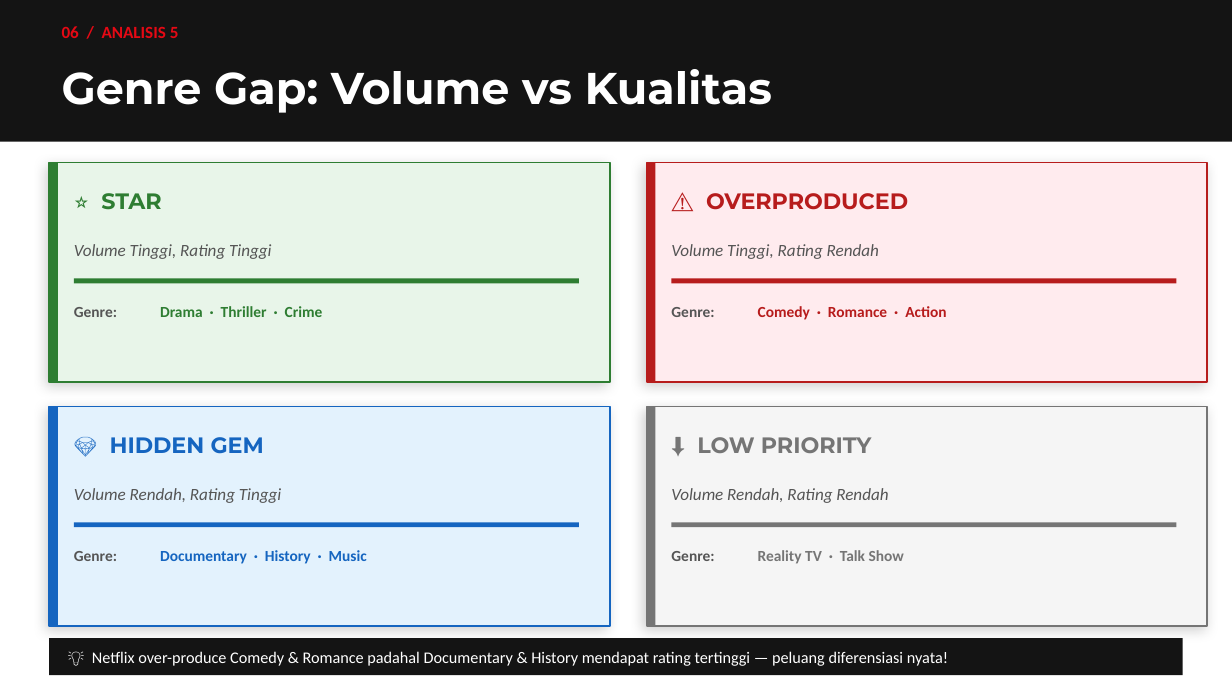
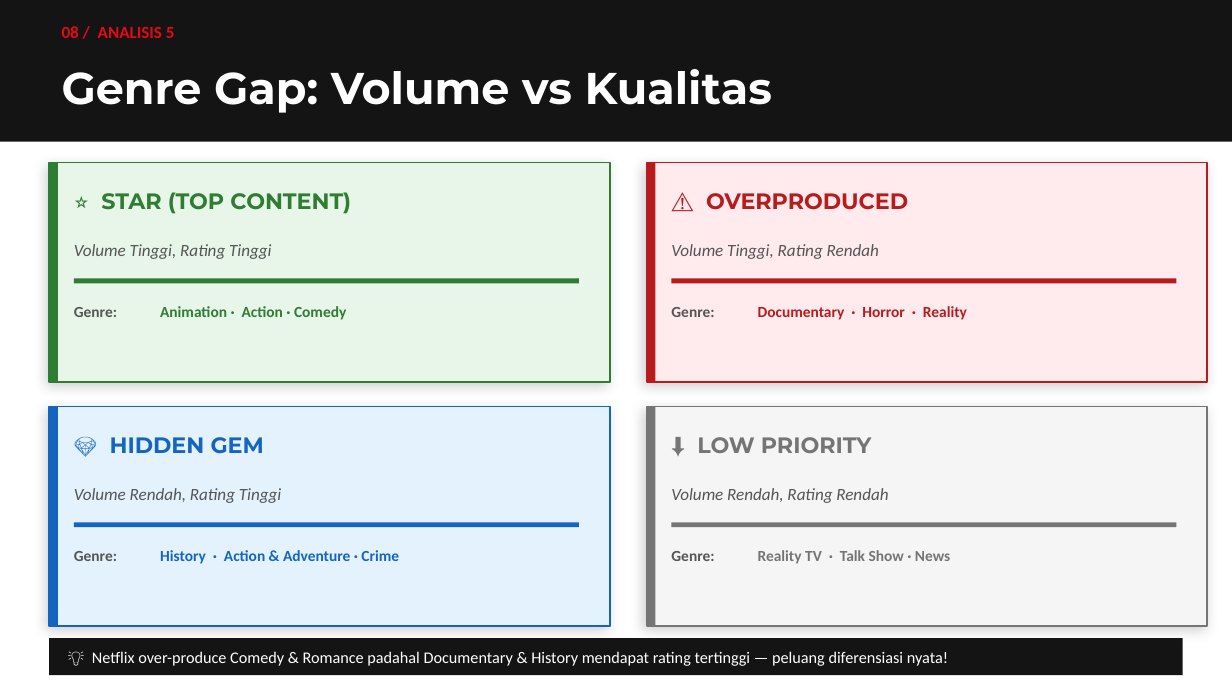
Before and after one commit to ahmadf9/netflix-content-strategy-analysis, a slide deck: slide 11 of Study Case - Ahmad Faizal- Netflix_Content_Strategy_Analysis.pptx (slide 9 before the commit). Drawn at 1232x693 pixels with LibreOffice and Linux fonts; fonts in the diff are those of the drawing. Boxes give left, top, right and bottom in pixels: in the first picture for what was removed or moved away, otherwise in the second. Text is boxed around its words. In the diff, an @@ line names an element or a change of style, - is before the commit and + after.

```diff
--- a/Study Case - Ahmad Faizal- Netflix_Content_Strategy_Analysis.pptx
+++ b/Study Case - Ahmad Faizal- Netflix_Content_Strategy_Analysis.pptx
@@ text at (62,26,175,38): text changed @@
-06 / ANALISIS 5
+08 / ANALISIS 5
@@ text at (101,192,351,214): text changed @@
-⭐ STAR
+⭐ STAR (TOP CONTENT)
@@ text at (160,306,346,320): text changed @@
-Drama · Thriller · Crime
+Animation · Action · Comedy
@@ text at (758,306,967,320): text changed @@
-Comedy · Romance · Action
+Documentary · Horror · Reality
@@ text at (160,550,399,564): text changed @@
-Documentary · History · Music
+History · Action & Adventure · Crime
@@ text at (758,550,950,564): text changed @@
-Reality TV · Talk Show
+Reality TV · Talk Show · News
```
Also in this commit, not shown: 3 other slides changed, 5 slides added, 3 slides removed, 5 other files.
